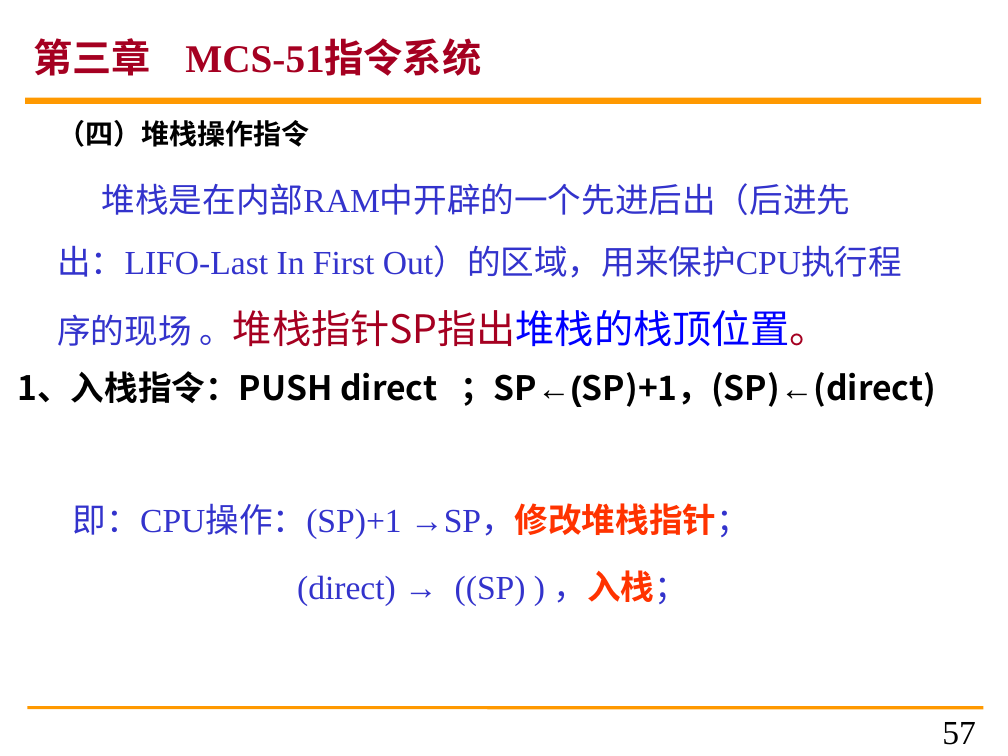
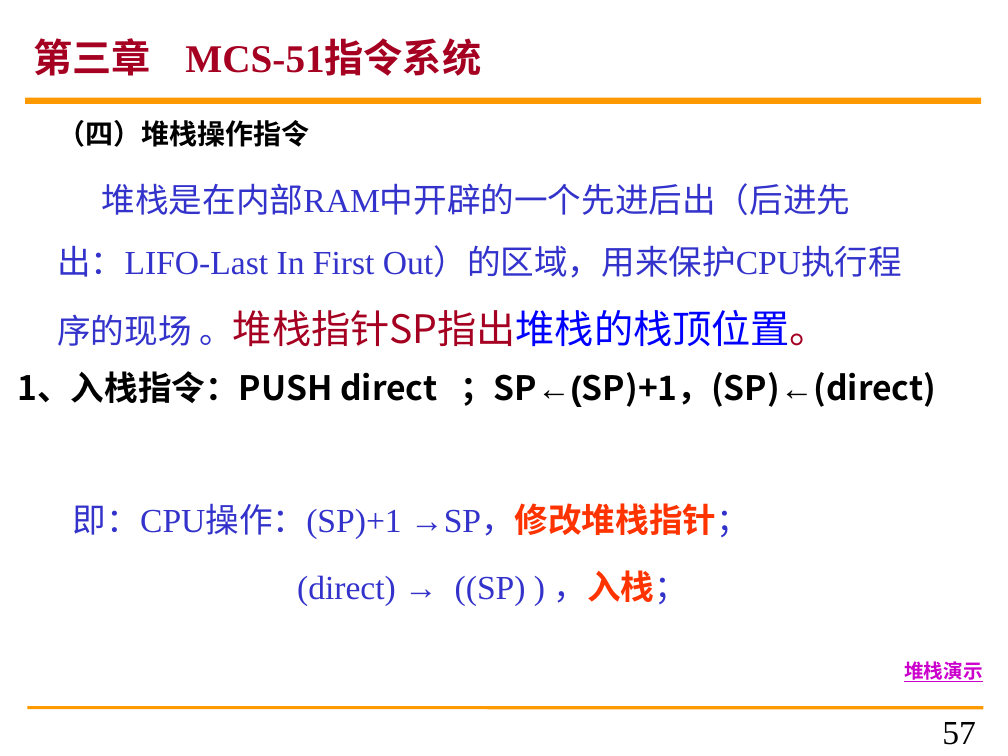
Before and after one commit to caizi333333/Educog-micro2026, a slide deck: slide 57 of public/resources/course/courseware/u3/ch3-v4.pptx. Drawn at 1008x756 pixels with LibreOffice and Linux fonts; fonts in the diff are those of the drawing. Boxes give left, top, right and bottom in pixels: in the first picture for what was removed or moved away, otherwise in the second. Text is boxed around its words. In the diff, an @@ line names an element or a change of style, - is before the commit and + after.

```diff
--- a/public/resources/course/courseware/u3/ch3-v4.pptx
+++ b/public/resources/course/courseware/u3/ch3-v4.pptx
@@ text added at (904,661,982,682), 14 pt, text #CC00CC, bold, underline @@
+堆栈演示
```
Also in this commit, not shown: 15 other slides changed, 11 other files.
